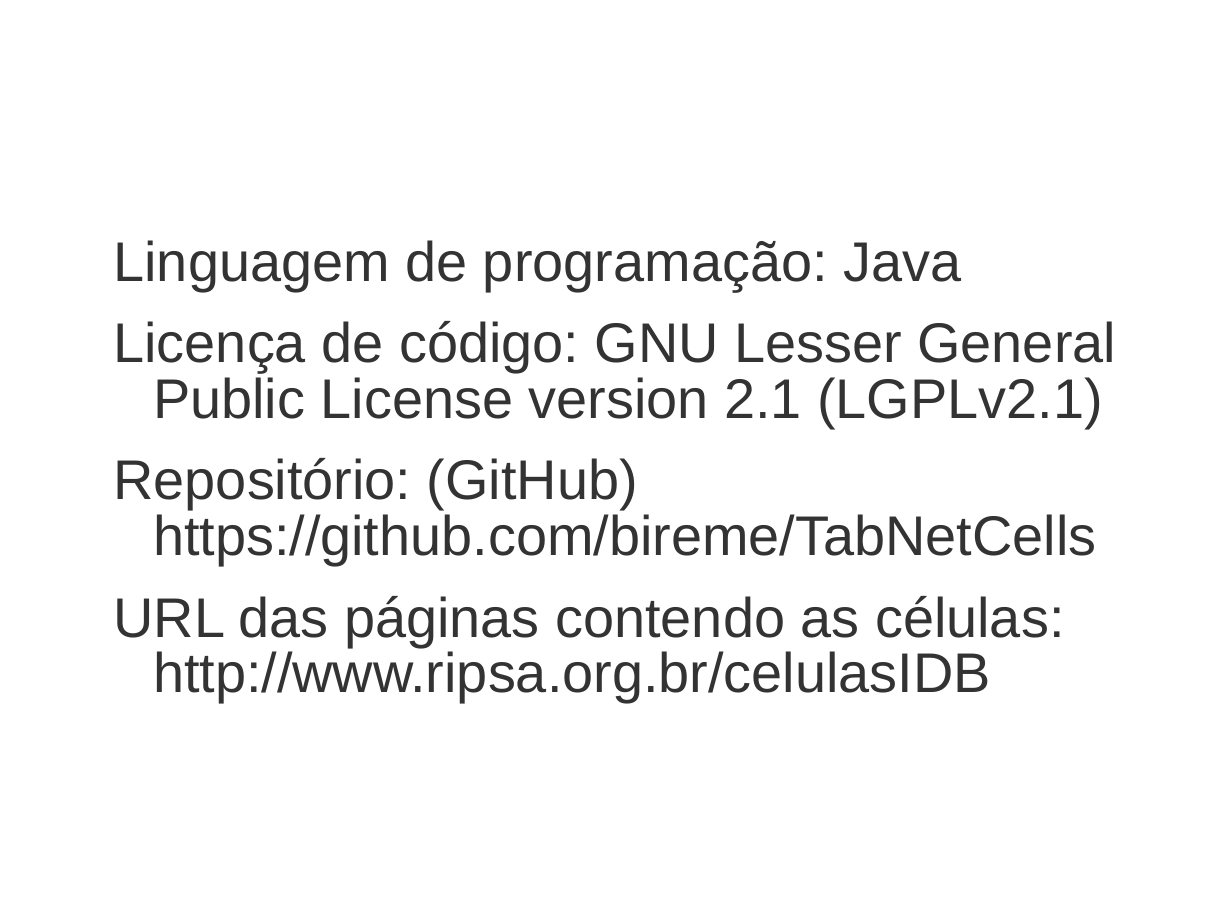
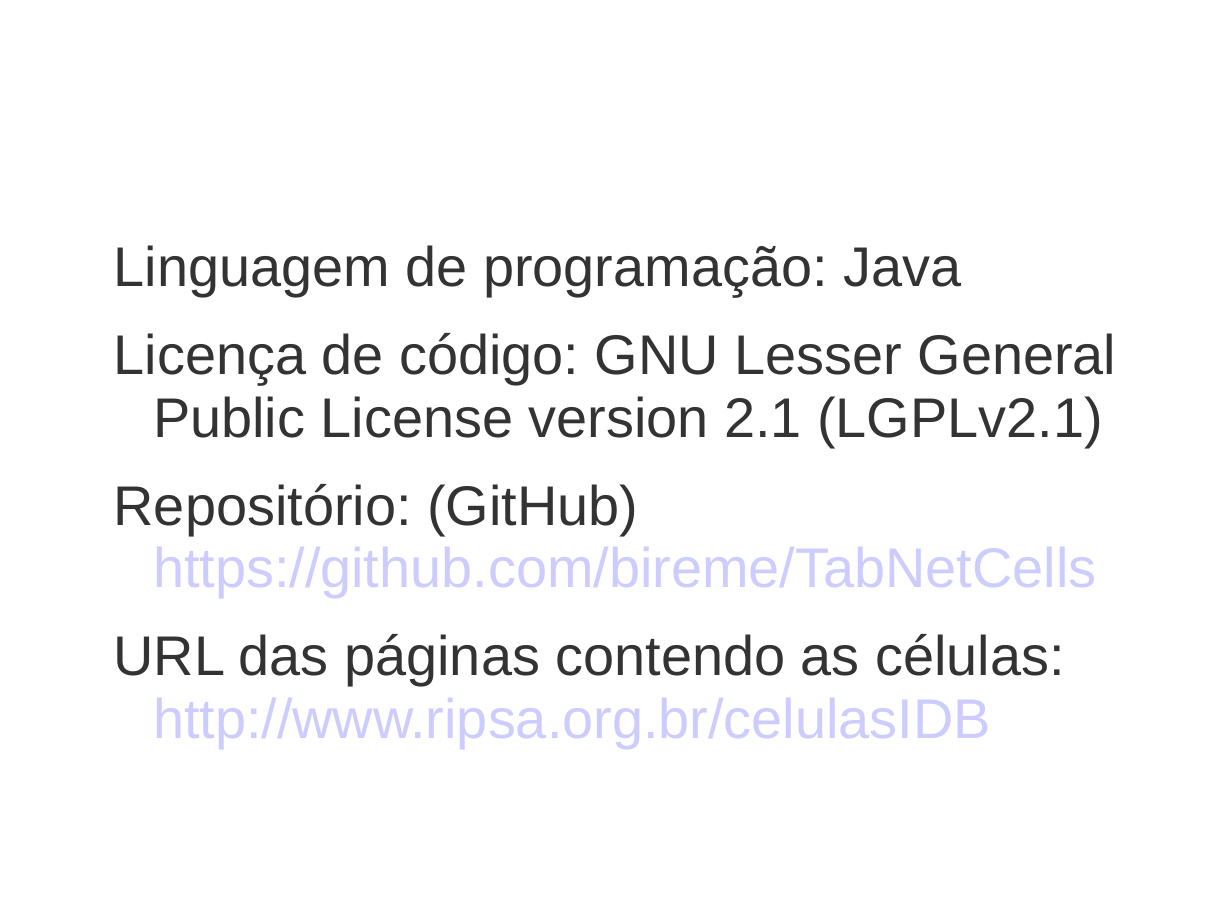
Before and after one commit to bireme/TabNetCells, a slide deck: slide 8 of apresentação.ppt. Drawn at 1232x924 pixels with LibreOffice and Linux fonts; fonts in the diff are those of the drawing; background and template pictures are left out. Boxes give left, top, right and bottom in pixels: in the first picture for what was removed or moved away, otherwise in the second. Text is boxed around its words. In the diff, an @@ line names an element or a change of style, - is before the commit and + after.

```diff
--- a/apresentação.ppt
+++ b/apresentação.ppt
@@ text "Linguagem de programação: Java" at [114,245,1117,748]: text colour #333333 to #CCCCFF in "https://github.com/bireme/TabNetCells", "http://www.ripsa.org.br/celulasIDB"; line spacing 0.83 to 0.93 @@
```
Also in this commit, not shown: 4 other slides changed, 27 other files.
